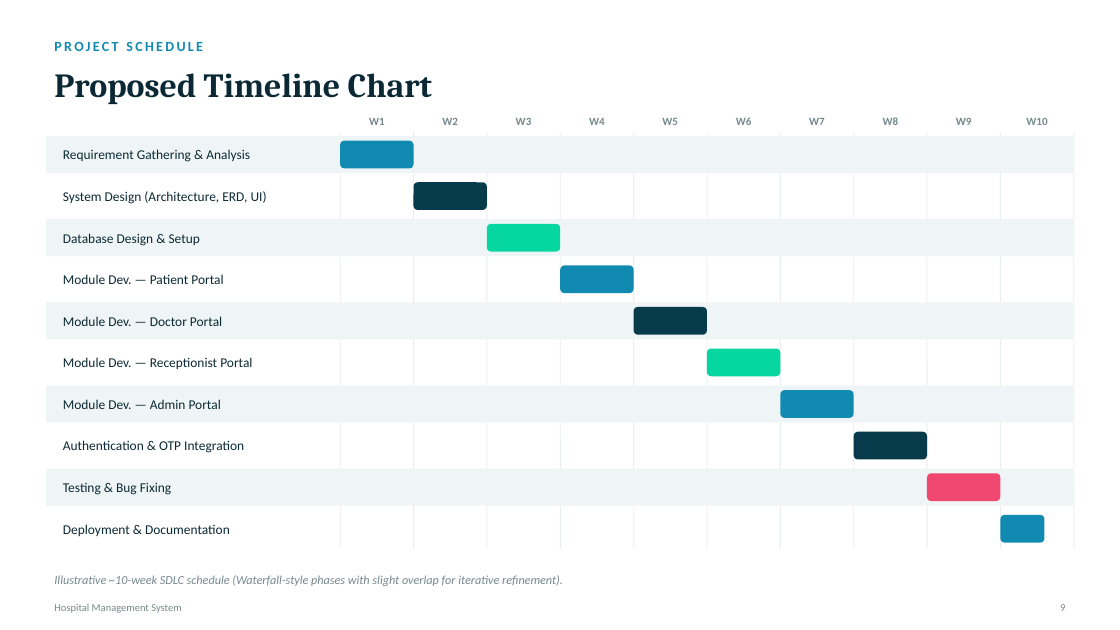
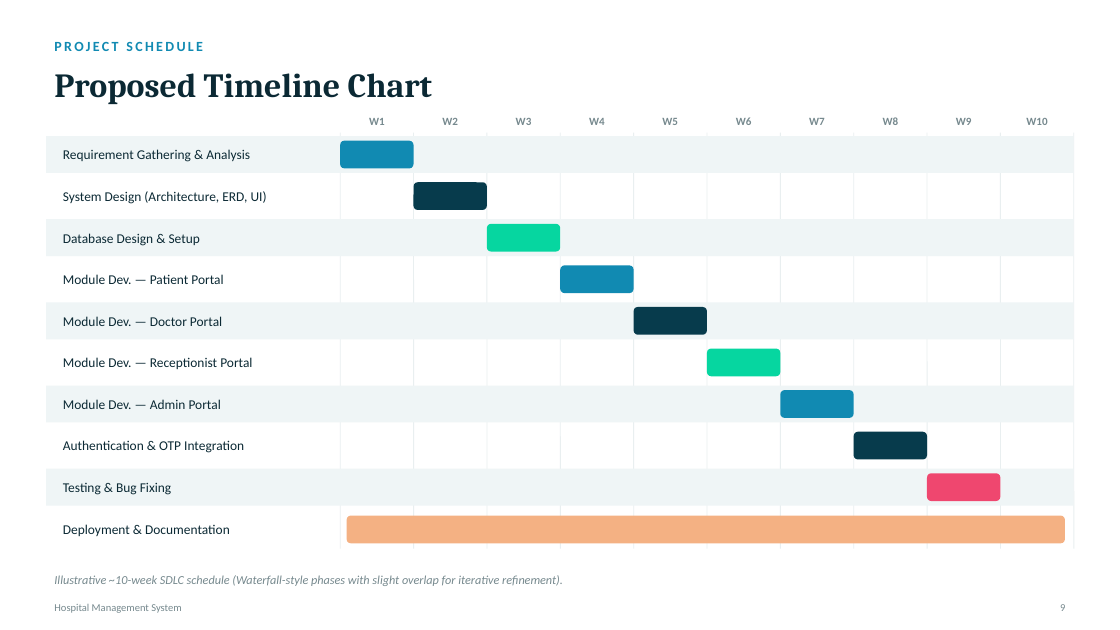
Before and after one commit to lakshitbuilds/Hospital-Management-System, a slide deck: slide 10 of HMS_Project_Presentation.pptx. Drawn at 1120x630 pixels with LibreOffice and Linux fonts; fonts in the diff are those of the drawing. Boxes give left, top, right and bottom in pixels: in the first picture for what was removed or moved away, otherwise in the second. Text is boxed around its words. In the diff, an @@ line names an element or a change of style, - is before the commit and + after.

```diff
--- a/HMS_Project_Presentation.pptx
+++ b/HMS_Project_Presentation.pptx
@@ rounded rectangle added at (x1=347, y1=516, x2=1065, y2=544), fill #F4B183 @@
@@ rounded rectangle removed at (x1=1001, y1=515, x2=1044, y2=543) @@
```
Also in this commit, not shown: 9 other slides changed, 4 slides added, 2 slides removed, 8 other files.
